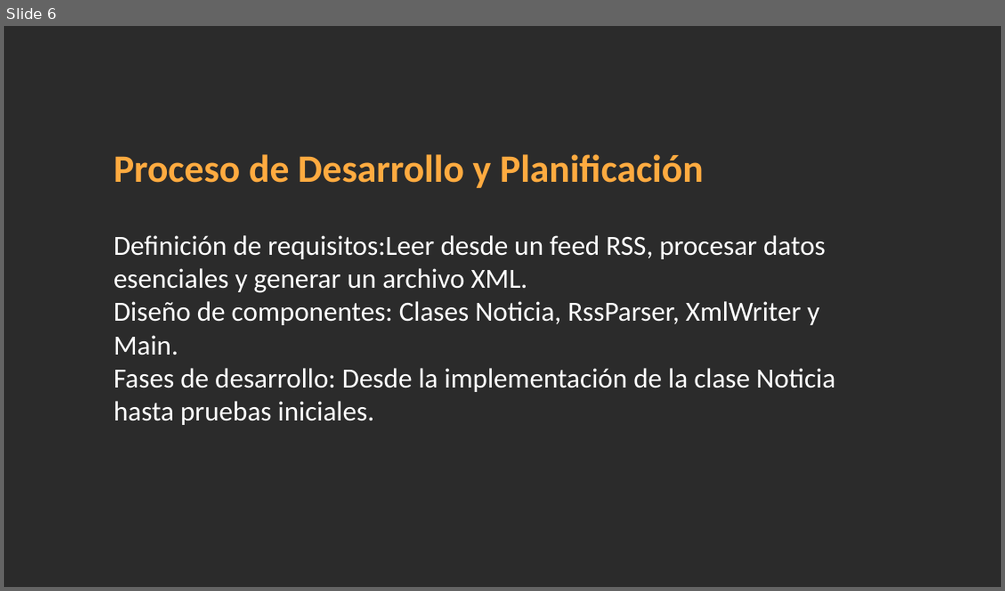
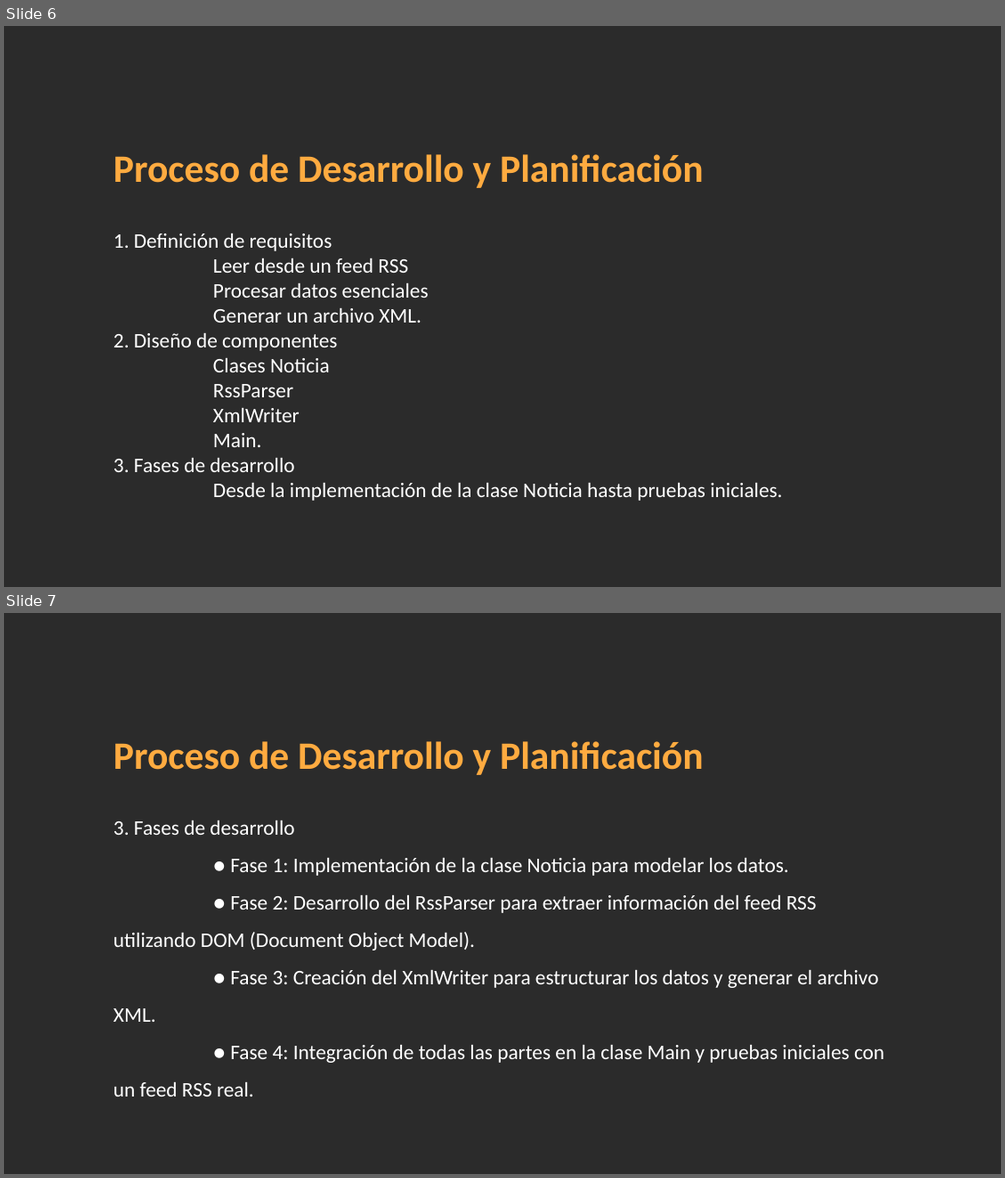
Before and after one commit to Alexfh94/EjercicioXML, a slide deck: PresentacionXML.pptx. Shown one above the other, each under a label of ours: slide 6 before the commit, slides 6 and 7 after it. The pictures are 1005x591 and 1005x1178 pixels, drawn with LibreOffice and Linux fonts; fonts in the diff are those of the drawing; background and template pictures are left out; a plain dark background stands for a picture behind light text. Boxes give left, top, right and bottom in pixels: in the first picture for what was removed or moved away, otherwise in the second. Text is boxed around its words. In the diff, an @@ line names an element or a change of style, - is before the commit and + after.

```diff
--- a/PresentacionXML.pptx
+++ b/PresentacionXML.pptx
@@ slide 7 added at (4, 613, 1001, 1174), background picture (left out) @@
@@ text added at (113, 741, 703, 775), 28 pt, text #FFAB40, bold @@
+Proceso de Desarrollo y Planificación
@@ text added at (113, 820, 884, 1096), 15 pt, text #FFFFFF @@
+3. Fases de desarrollo
+● Fase 1: Implementación de la clase Noticia para modelar los datos.
+● Fase 2: Desarrollo del RssParser para extraer información del feed RSS utilizando DOM (Document Object Model).
+● Fase 3: Creación del XmlWriter para estructurar los datos y generar el archivo XML.
+● Fase 4: Integración de todas las partes en la clase Main y pruebas iniciales con un feed RSS real.
@@ slide 6 changed as well @@
@@ text at (113, 233, 782, 500): text changed; size 20 to 15 pt @@
-Definición de requisitos:Leer desde un feed RSS, procesar datos esenciales y generar un archivo XML.
-Diseño de componentes: Clases Noticia, RssParser, XmlWriter y Main.
-Fases de desarrollo: Desde la implementación de la clase Noticia hasta pruebas iniciales.
+1. Definición de requisitos
+Leer desde un feed RSS
+Procesar datos esenciales
+Generar un archivo XML.
+2. Diseño de componentes
+Clases Noticia
+RssParser
+XmlWriter
+Main.
+3. Fases de desarrollo
+Desde la implementación de la clase Noticia hasta pruebas iniciales.
```
Also in this commit, not shown: 7 other slides changed.
